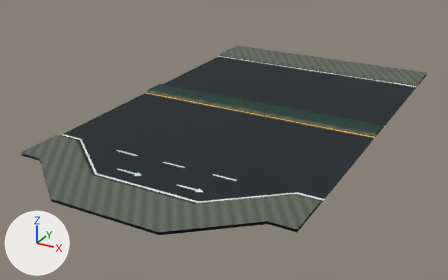
The glTF model Resource/Export/CQ04B/road_arterial_6lane_16m_turn_bay_LOD2.glb, before and after one commit.
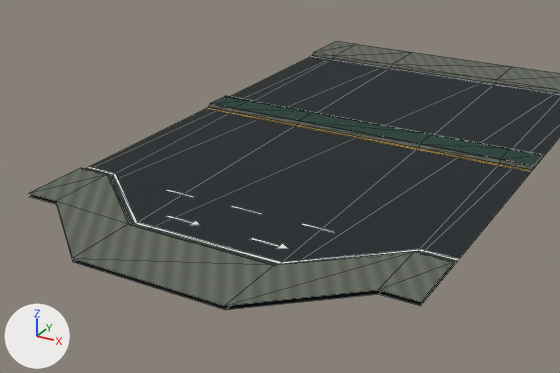
The first picture shows the older version from a camera (50 mm lens) standing at (24.2, -33.7, 14.1) and looking at (7.1, -2.7, -1.4). The close-ups show the older and then the newer version on the part from 0% to 88% of the width and 6% to 100% of the height of that picture. Only the edits that show in the close-ups are written down. Lighting does not change. The marker at lower left points along +X, +Y and +Z. The close-ups show mesh edges as thin lines. Vertices at exactly the same position are counted once.

The first close-up shows 'road_arterial_6lane_16m_turn_bay__markings.002', 'road_arterial_6lane_16m_turn_bay__surface.002' and 1 more.
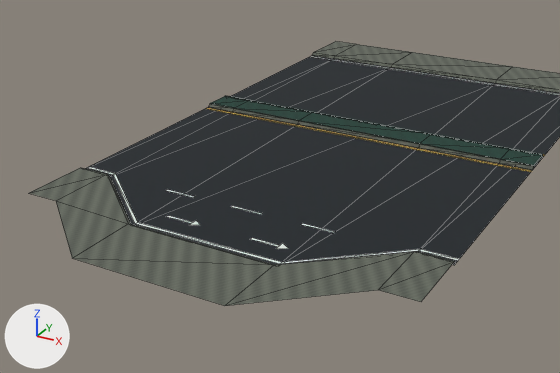
The change, as a list of edits to the scene's bpy script:
```text
Change me_road_arterial_6lane_16m_turn_bay_lod2_surface:
    where me_road_arterial_6lane_16m_turn_bay_lod2_surface.from_pydata(...)  # 84 vertices, 80 faces; spans x 0.0..16.0, y -15.5..12.5, z 0.0..0.2
    used by ob_road_arterial_6lane_16m_turn_bay__surface_002; location = (0.0, 0.0, 0.0)
    me_road_arterial_6lane_16m_turn_bay_lod2_surface part 1: all 2 vertices in x 0.0..1.4, y -12.5, z 0.0 are moved by (0.0, 2.8, 0.0)
    me_road_arterial_6lane_16m_turn_bay_lod2_surface part 2: all 2 vertices in x 14.6..16.0, y -12.5, z 0.0 are moved by (0.0, 2.8, 0.0)
    me_road_arterial_6lane_16m_turn_bay_lod2_surface part 3: the 1 vertex in x 5.0, y -15.5, z 0.0 is moved by (0.0, 2.8, 0.0)
    me_road_arterial_6lane_16m_turn_bay_lod2_surface part 4: the 1 vertex in x 11.0, y -15.5, z 0.0 is moved by (0.0, 2.8, 0.0)
```

Changed parts and their boxes [x1, y1, x2, y2] in the close-ups (560 x 373 px; the box of a moved part takes in the faces that stretch with it):
'road_arterial_6lane_16m_turn_bay__surface.002', reshaped: before [29, 41, 560, 310]; after [30, 41, 560, 306]
part 1 of me_road_arterial_6lane_16m_turn_bay_lod2_surface, moved or reshaped: before [29, 55, 383, 204]; after [85, 55, 390, 176]
part 2 of me_road_arterial_6lane_16m_turn_bay_lod2_surface, moved or reshaped: before [379, 99, 560, 306]; after [418, 99, 560, 265]
part 3 of me_road_arterial_6lane_16m_turn_bay_lod2_surface, moved or reshaped: before [56, 66, 484, 262]; after [110, 67, 494, 225]
part 4 of me_road_arterial_6lane_16m_turn_bay_lod2_surface, moved or reshaped: before [74, 82, 560, 310]; after [134, 83, 560, 265]
